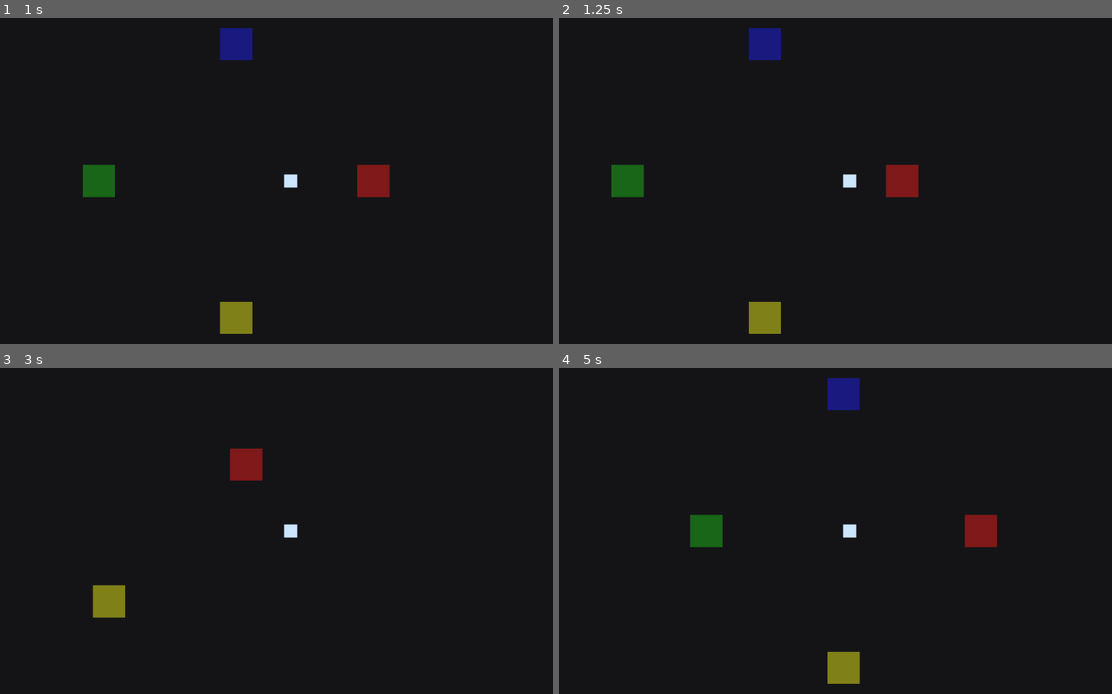
Above: before the commit, frames 1-4 (two rows, left to right).
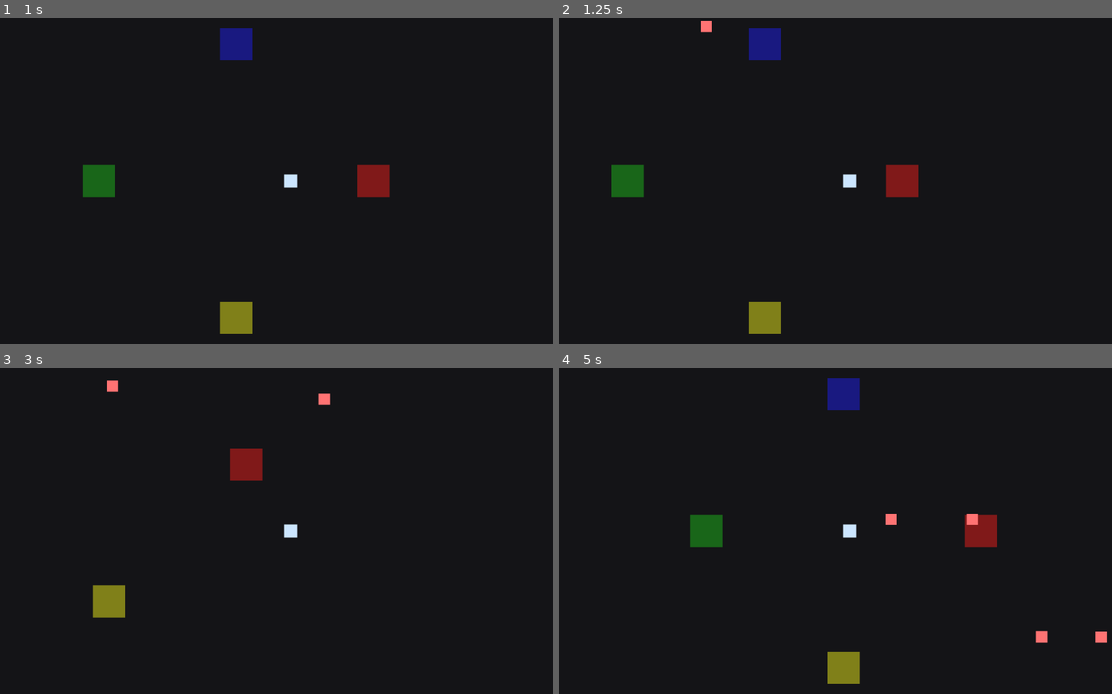
Above: after the commit, the same moments.

Repository: KevinRabbe/bullet-hell-roughe-lite
Game: Godot game, scene res://scenes/Main.tscn
Same seed, same stepped clock (60 frames per second), same inputs: the game is played once before the commit and once after it.
Inputs:
- Up to frame 1 (1 s): tap Enter at 0.5 s; hold D (move_right) from 0.53 s (still down)
- Up to frame 2 (1.25 s): keep holding D (move_right)
- Up to frame 3 (3 s): release D (move_right) at 1.28 s; hold S (move_down) 1.28-2.03 s; hold D (move_right) 2.03-2.78 s; hold W (move_up) from 2.78 s (still down)
- Up to frame 4 (5 s): release W (move_up) at 3.53 s; hold A (move_left) from 3.53 s (still down)

Frame 1 is identical in both runs. In frame 2, less than 0.1% of the frame differs, in the area x 25-28%, y 0-5%; in frame 3, 0.2%; in frame 4, 0.3%, in the area x 58-100%, y 44-85%.

Commit message:
Implement Milestone 2 enemy spawning
Adds a basic enemy scene, chase behavior, and timer-based enemy spawner for the prototype.

Diff:
--- /dev/null
+++ b/scenes/Enemy.tscn
@@ -0,0 +1,19 @@
+[gd_scene load_steps=3 format=3]
+
+[ext_resource type="Script" path="res://scripts/enemy.gd" id="1"]
+
+[sub_resource type="CircleShape2D" id="1"]
+radius = 14.0
+
+[node name="Enemy" type="CharacterBody2D"]
+script = ExtResource("1")
+
+[node name="Visual" type="ColorRect" parent="."]
+offset_left = -14.0
+offset_top = -14.0
+offset_right = 14.0
+offset_bottom = 14.0
+color = Color(1, 0.45, 0.45, 1)
+
+[node name="CollisionShape2D" type="CollisionShape2D" parent="."]
+shape = SubResource("1")
--- a/scenes/Main.tscn
+++ b/scenes/Main.tscn
@@ -1,7 +1,9 @@
-[gd_scene load_steps=3 format=3]
+[gd_scene load_steps=5 format=3]
 
 [ext_resource type="PackedScene" path="res://scenes/Player.tscn" id="1"]
 [ext_resource type="Script" path="res://scripts/game/main_game.gd" id="2"]
+[ext_resource type="PackedScene" path="res://scenes/Enemy.tscn" id="3"]
+[ext_resource type="Script" path="res://scripts/spawning/enemy_spawner.gd" id="4"]
 
 [node name="Main" type="Node2D"]
 script = ExtResource("2")
@@ -43,3 +45,11 @@
 
 [node name="Player" parent="." instance=ExtResource("1")]
 position = Vector2(0, 0)
+
+[node name="EnemySpawner" type="Node2D" parent="."]
+script = ExtResource("4")
+enemy_scene = ExtResource("3")
+target_path = NodePath("../Player")
+spawn_interval_seconds = 1.2
+spawn_radius = 520.0
+max_alive_enemies = 25
--- /dev/null
+++ b/scripts/enemy.gd
@@ -0,0 +1,31 @@
+extends CharacterBody2D
+
+@export var move_speed: float = 140.0
+@export var max_hp: float = 20.0
+@export var target_path: NodePath
+
+var target: Node2D
+var current_hp: float
+
+func _ready() -> void:
+	current_hp = max_hp
+	if target_path != NodePath():
+		target = get_node_or_null(target_path)
+
+func set_target(new_target: Node2D) -> void:
+	target = new_target
+
+func _physics_process(_delta: float) -> void:
+	if target == null or not is_instance_valid(target):
+		velocity = Vector2.ZERO
+		move_and_slide()
+		return
+
+	var direction := (target.global_position - global_position).normalized()
+	velocity = direction * move_speed
+	move_and_slide()
+
+func take_damage(amount: float) -> void:
+	current_hp = maxf(current_hp - amount, 0.0)
+	if current_hp <= 0.0:
+		queue_free()
--- /dev/null
+++ b/scripts/spawning/enemy_spawner.gd
@@ -0,0 +1,50 @@
+extends Node2D
+
+@export var enemy_scene: PackedScene
+@export var target_path: NodePath
+@export var spawn_interval_seconds: float = 1.5
+@export var spawn_radius: float = 420.0
+@export var max_alive_enemies: int = 20
+
+var target: Node2D
+var rng := RandomNumberGenerator.new()
+var spawn_timer: Timer
+
+func _ready() -> void:
+	if target_path != NodePath():
+		target = get_node_or_null(target_path)
+
+	rng.randomize()
+	spawn_timer = Timer.new()
+	spawn_timer.wait_time = spawn_interval_seconds
+	spawn_timer.one_shot = false
+	spawn_timer.autostart = true
+	add_child(spawn_timer)
+	spawn_timer.timeout.connect(_on_spawn_timer_timeout)
+
+func _on_spawn_timer_timeout() -> void:
+	if enemy_scene == null:
+		return
+	if target == null or not is_instance_valid(target):
+		return
+	if _count_alive_enemies() >= max_alive_enemies:
+		return
+
+	var enemy_instance := enemy_scene.instantiate()
+	if not enemy_instance is Node2D:
+		return
+
+	var enemy_node := enemy_instance as Node2D
+	var spawn_direction := Vector2.RIGHT.rotated(rng.randf_range(0.0, TAU))
+	enemy_node.global_position = target.global_position + (spawn_direction * spawn_radius)
+	add_child(enemy_node)
+
+	if enemy_node.has_method("set_target"):
+		enemy_node.call("set_target", target)
+
+func _count_alive_enemies() -> int:
+	var alive_count := 0
+	for child in get_children():
+		if child is CharacterBody2D:
+			alive_count += 1
+	return alive_count
